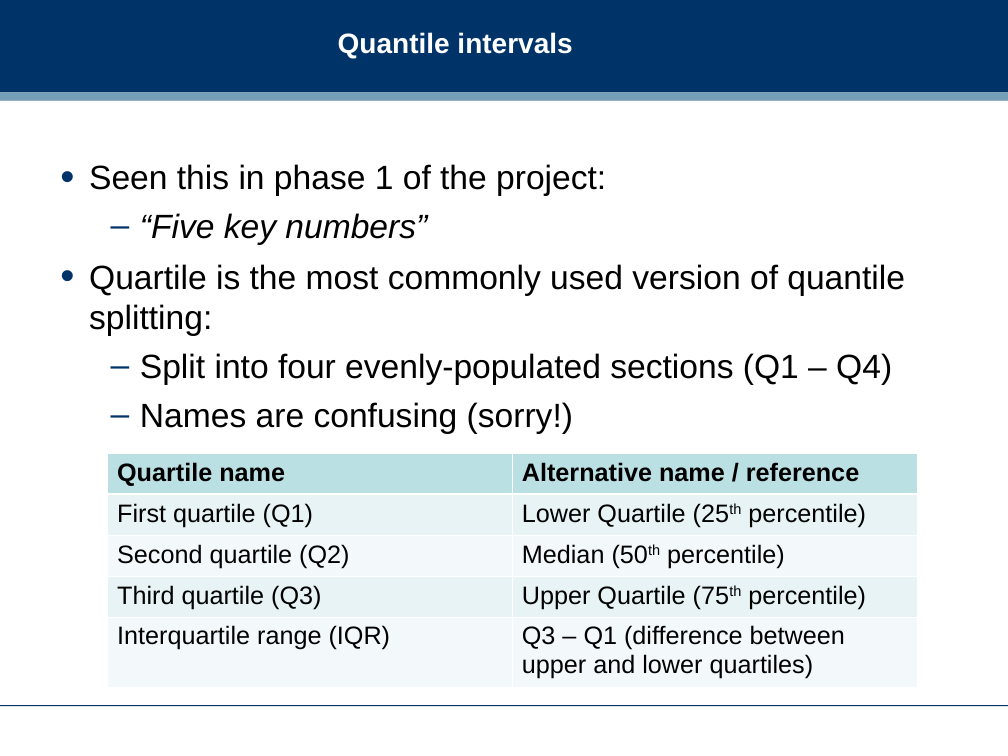
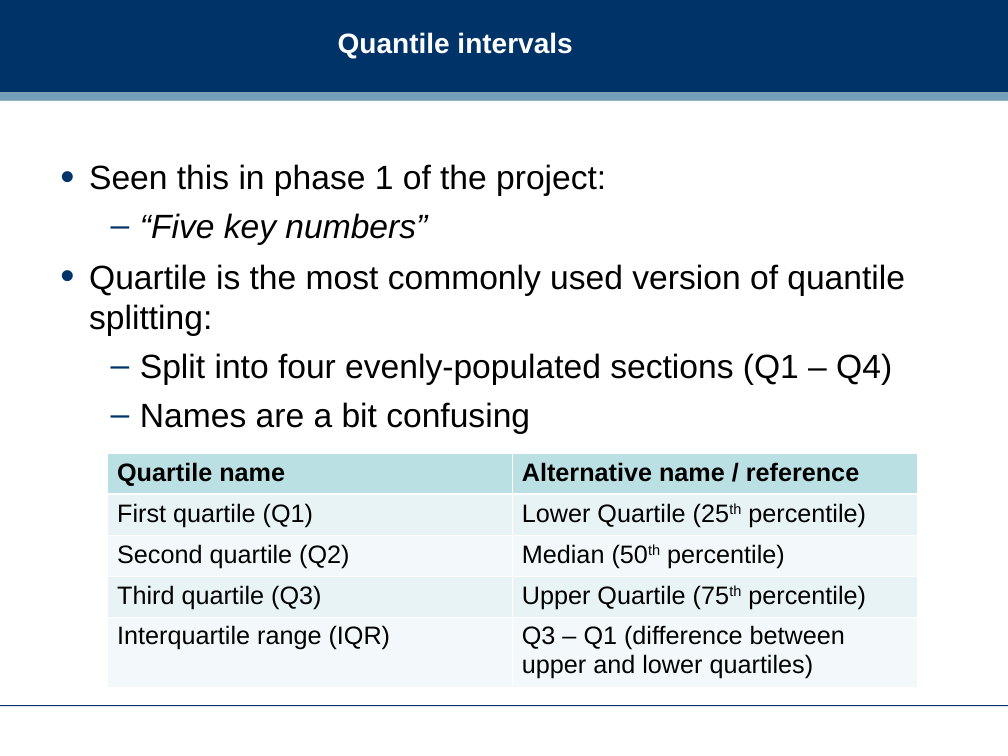
Before and after one commit to dreamind/ix, a slide deck: slide 10 of lectures/making-sense-data/bivariate-analysis.ppt. Drawn at 1008x756 pixels with LibreOffice and Linux fonts; fonts in the diff are those of the drawing; background and template pictures are left out. Boxes give left, top, right and bottom in pixels: in the first picture for what was removed or moved away, otherwise in the second. Text is boxed around its words. In the diff, an @@ line names an element or a change of style, - is before the commit and + after.

```diff
--- a/lectures/making-sense-data/bivariate-analysis.ppt
+++ b/lectures/making-sense-data/bivariate-analysis.ppt
@@ text at (140,402,530,434): text changed @@
-  – Names are confusing (sorry!)
+  – Names are a bit confusing
```
Also in this commit, not shown: 1 other slide changed, 2 slides added, 2 slides removed.
